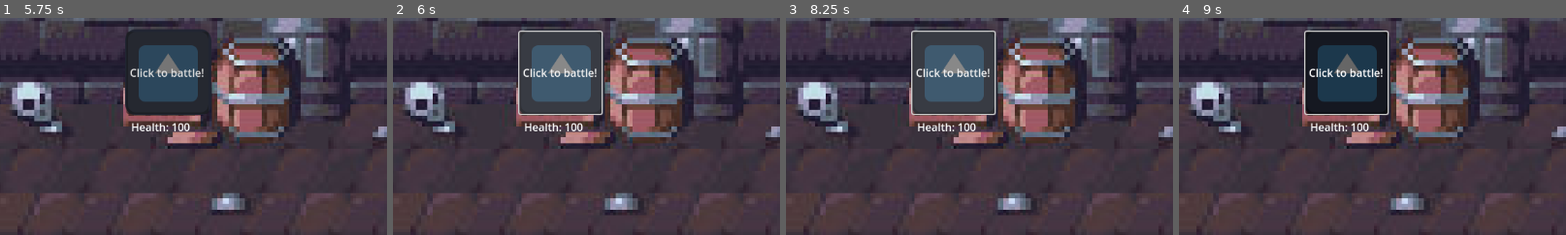
Above: before the commit, frames 1-4 (left to right).
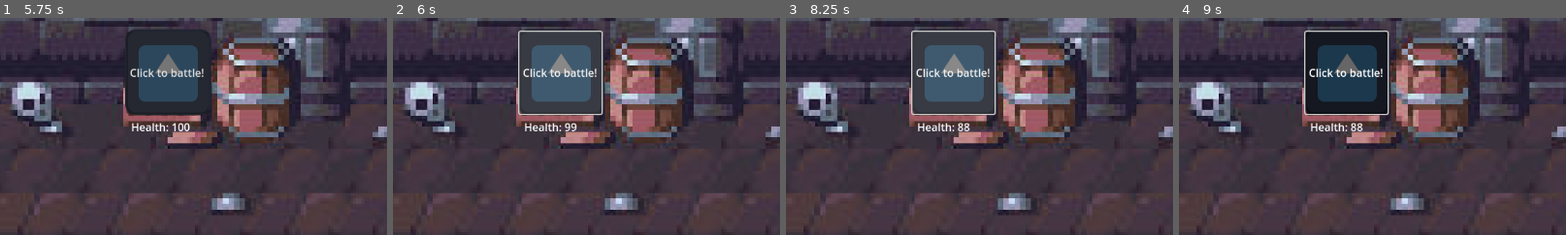
Above: after the commit, the same moments.

Repository: ajelder00/gamblers_curse
Game: Godot game, scene res://map.tscn
The game is run twice, just before and just after one commit, with the same random seed, the same clock (stepped at 60 frames per second) and the same inputs. The engine's default icon, where the game draws it, is replaced by a stand-in: a white triangle on a blue panel in a dark square.
Inputs:
- Up to frame 1 (5.75 s): tap Enter at 0.5, 2.75 s; hold D (right) 0.53-1.28 s; hold Space (space) 0.53-1.28 s; hold S (down) 1.28-2.03 s; tap Space (space) at 1.35, 2, 2.85, 4.35, 5 s; hold D (right) 2.03-2.78 s; hold Space (space) 2.03-2.78 s; hold W (up) 2.78-3.53 s; hold Space (space) 3.53-4.28 s; hold A (left) 3.53-5.03 s; hold S (down) from 5.03 s (still down); hold Space (space) from 5.03 s (still down)
- Up to frame 2 (6 s): release S (down) at 5.75 s; release Space (space) at 5.75 s; click "Click to battle!" at 5.75 s
- Up to frame 3 (8.25 s): tap Enter at 6.5 s; hold D (right) 6.53-7.28 s; tap Space (space) at 6.6, 7.25, 8.1 s; hold W (up) 7.28-8.03 s; hold Space (space) 7.28-8.03 s; hold D (right) from 8.03 s (still down)
- Up to frame 4 (9 s): release D (right) at 8.78 s; hold S (down) from 8.78 s (still down); hold Space (space) from 8.78 s (still down)
The pictures show only the part of the screen within x 0-50%, y 50-100%; the shares and areas given below are measured in that part.

Frame 1 is identical in both runs. In frame 2, 0.1% of the frame differs, in the area x 44-50%, y 48-53%; in frame 3, 0.1%; in frame 4, 0.1%.

Commit message:
Implemented battle
Made a full battle scene, just need to replace character and enemy with real character/enemy

Diff:
--- a/battle_scene/battle_useable.gd
+++ b/battle_scene/battle_useable.gd
@@ -11,21 +11,16 @@
 	add_child(player)
 	add_child(enemy)
 	player.attack_signal.connect(_on_player_attack)
-	var success = player.attack_signal.connect(_on_player_attack)
-	if success == OK:
-		print("Connected attack_signal successfully!")
-	else:
-		print("Failed to connect attack_signal.")
 
-func battle() -> void:
-	while player.health > 0 and enemy.health > 0:
-		await player.attack_signal
+
+
+func _on_player_attack() -> void:
+	if player.health > 0 and enemy.health > 0:
 		print("im hitsing!")
 		enemy.get_hit(player.hit())
 		player.get_hit(enemy.hit())
-
-func _on_player_attack() -> void:
-	print("button clicked")
+	else:
+		print("hes already dead...")
 
 
 
--- a/dummy_enemy/dummy_enemy.gd
+++ b/dummy_enemy/dummy_enemy.gd
@@ -16,4 +16,5 @@
 
 # Called every frame. 'delta' is the elapsed time since the previous frame.
 func _process(_delta: float) -> void:
-	pass
+	if health == 0:
+		self.rotation_degrees = 90
--- a/dummy_player/dummy_player.gd
+++ b/dummy_player/dummy_player.gd
@@ -21,4 +21,4 @@
 
 
 func _on_button_pressed() -> void:
-	attack_signal.emit
+	attack_signal.emit()
